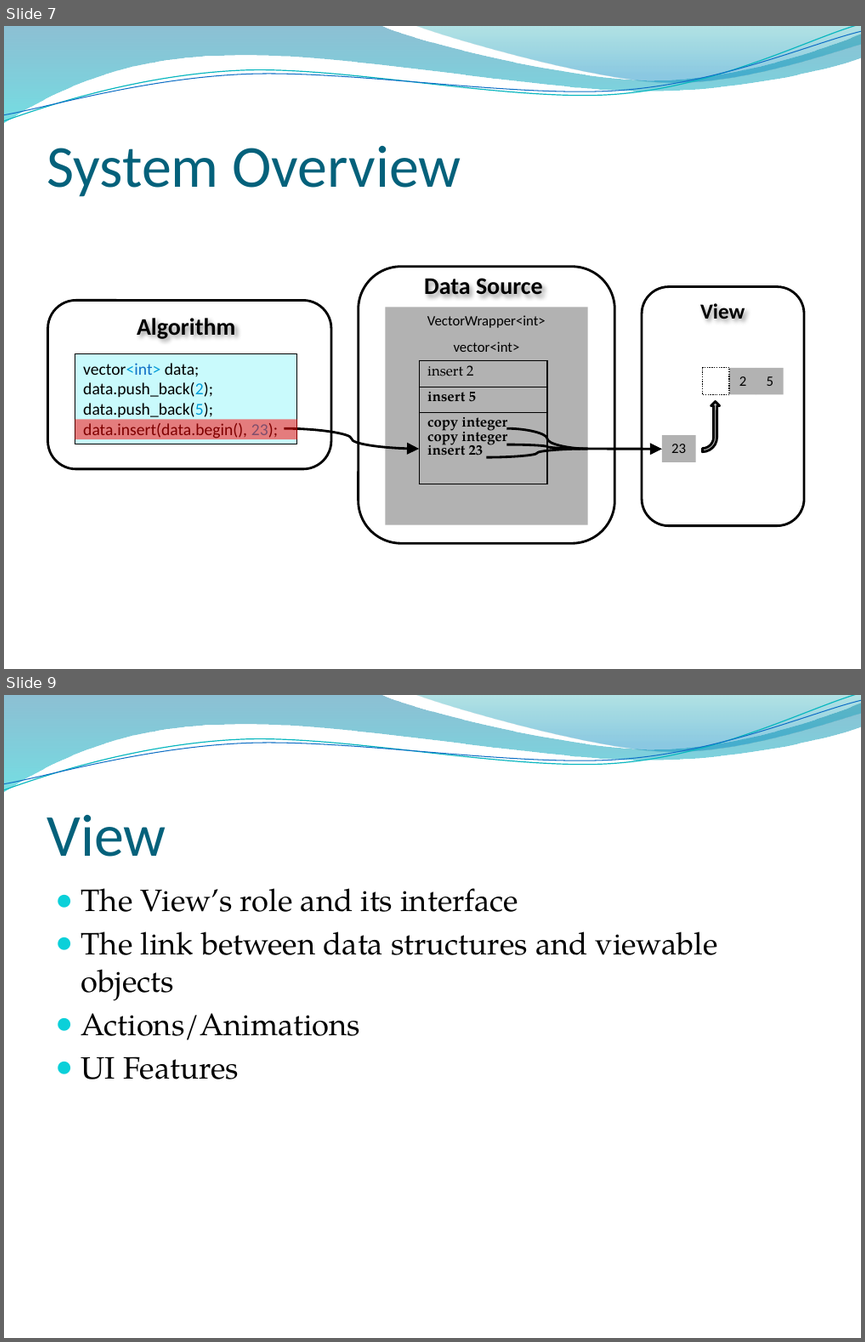
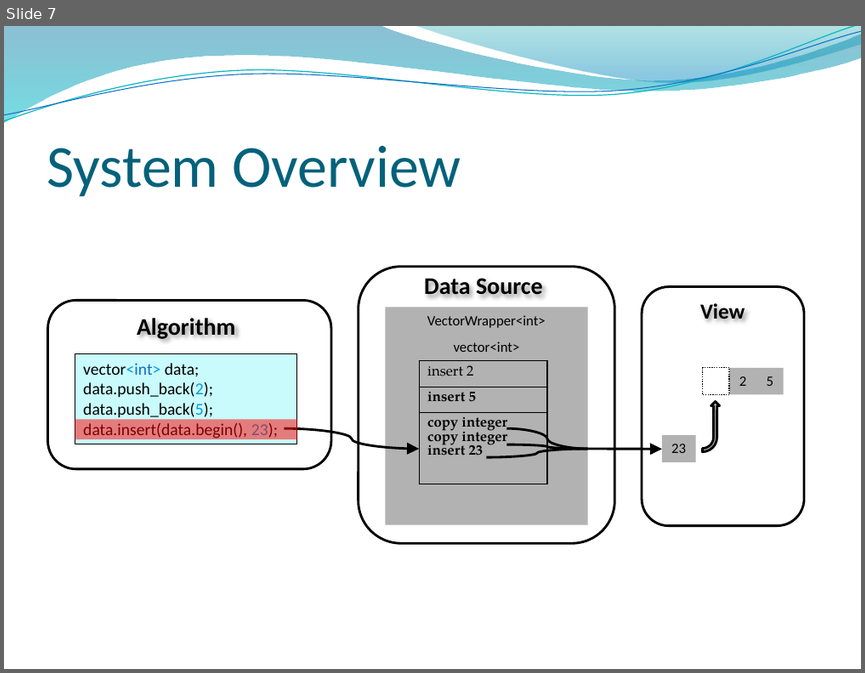
Before and after one commit to Seltzer/Algovis---Algorithm-Visualisation, a slide deck: docs/conference presentation - the real thing.pptx. Shown one above the other, each under a label of ours: slides 7 and 9 before the commit, slide 7 after it; the slides between them are not shown. The pictures are 865x1342 and 865x673 pixels, drawn with LibreOffice and Linux fonts; fonts in the diff are those of the drawing; background and template pictures are left out. Boxes give left, top, right and bottom in pixels: in the first picture for what was removed or moved away, otherwise in the second. Text is boxed around its words. In the diff, an @@ line names an element or a change of style, - is before the commit and + after.

```diff
--- a/docs/conference presentation - the real thing.pptx
+++ b/docs/conference presentation - the real thing.pptx
@@ slide 9 removed at [4,695,861,1338], background picture (left out); not listed: 4 template elements that a slide beside it also shows @@
@@ title removed at [46,815,166,857] @@
-View
@@ text removed at [81,888,718,1079] @@
-● The View’s role and its interface
-● The link between data structures and viewable objects
-● Actions/Animations
-● UI Features
```
Also in this commit, not shown: 7 slides changed, 4 slides added.
